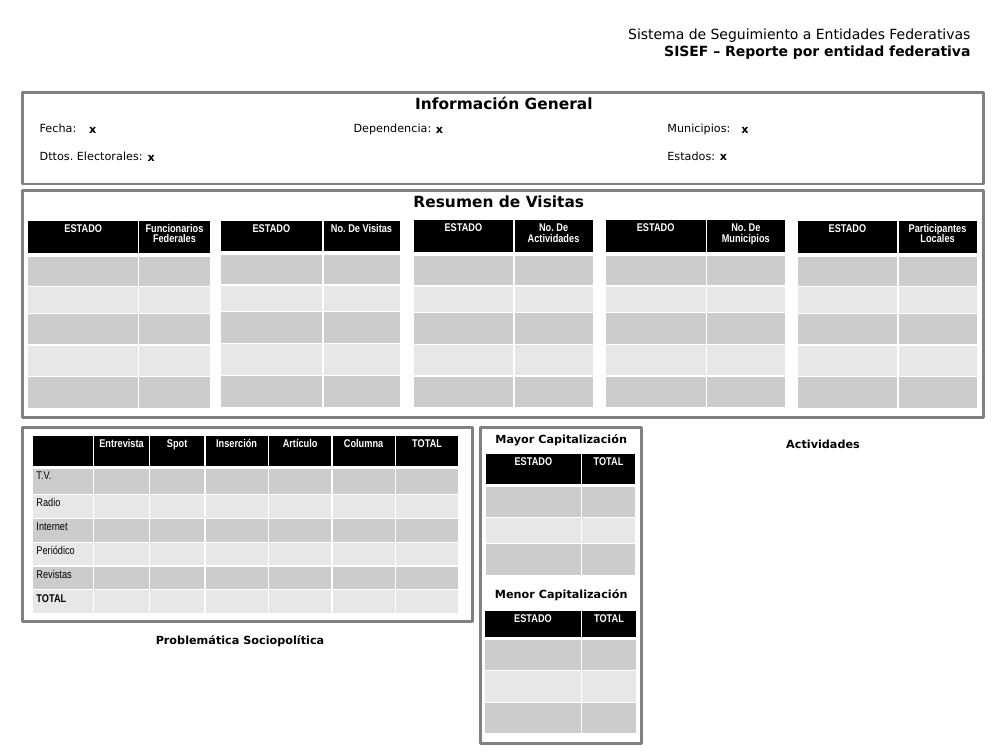
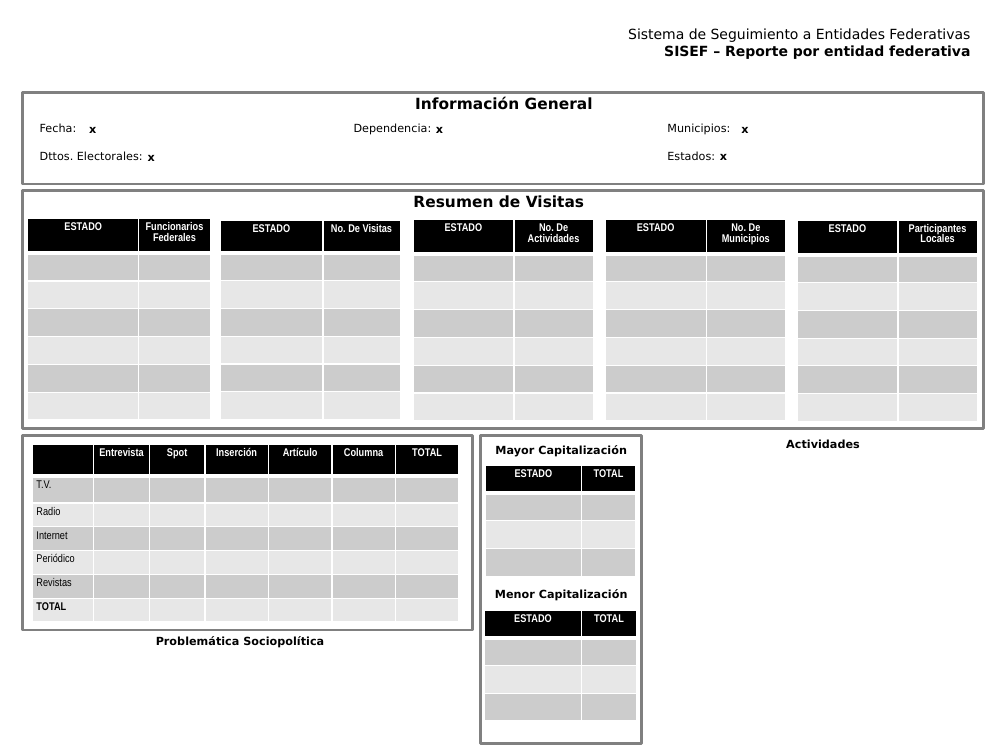
Before and after one commit to fpedro23/visitas, a slide deck: slide 1 of visitas_stg/static/ppt/Reporte_Dependencia_sisef.pptx. Drawn at 1008x756 pixels with LibreOffice and Linux fonts; fonts in the diff are those of the drawing; background and template pictures are left out. Boxes give left, top, right and bottom in pixels: in the first picture for what was removed or moved away, otherwise in the second. Text is boxed around its words. In the diff, an @@ line names an element or a change of style, - is before the commit and + after.

```diff
--- a/visitas_stg/static/ppt/Reporte_Dependencia_sisef.pptx
+++ b/visitas_stg/static/ppt/Reporte_Dependencia_sisef.pptx
@@ rectangle: place and size @@
-rectangle at (22, 191, 983, 417)
+rectangle at (22, 191, 983, 428)
@@ table at (28, 219, 211, 420) @@
+row 7:  | 
@@ table at (220, 221, 400, 419) @@
+row 7:  | 
@@ table at (413, 220, 594, 421) @@
+row 7:  | 
@@ table at (605, 220, 785, 421) @@
+row 7:  | 
@@ table at (797, 220, 978, 421) @@
+row 7:  | 
@@ 1 table, 1 text, 1 rectangle: place and size @@
-1 table, 1 text, 1 rectangle at (22, 427, 627, 622)
+1 table, 1 text, 1 rectangle at (22, 435, 627, 630)
@@ rectangle: place and size @@
-rectangle at (481, 427, 642, 744)
+rectangle at (481, 435, 642, 743)
@@ table: place and size @@
-table at (485, 454, 635, 576)
+table at (485, 465, 635, 576)
@@ table: place and size @@
-table at (485, 610, 636, 734)
+table at (485, 610, 636, 721)
```
Also in this commit, not shown: 3 other files.
